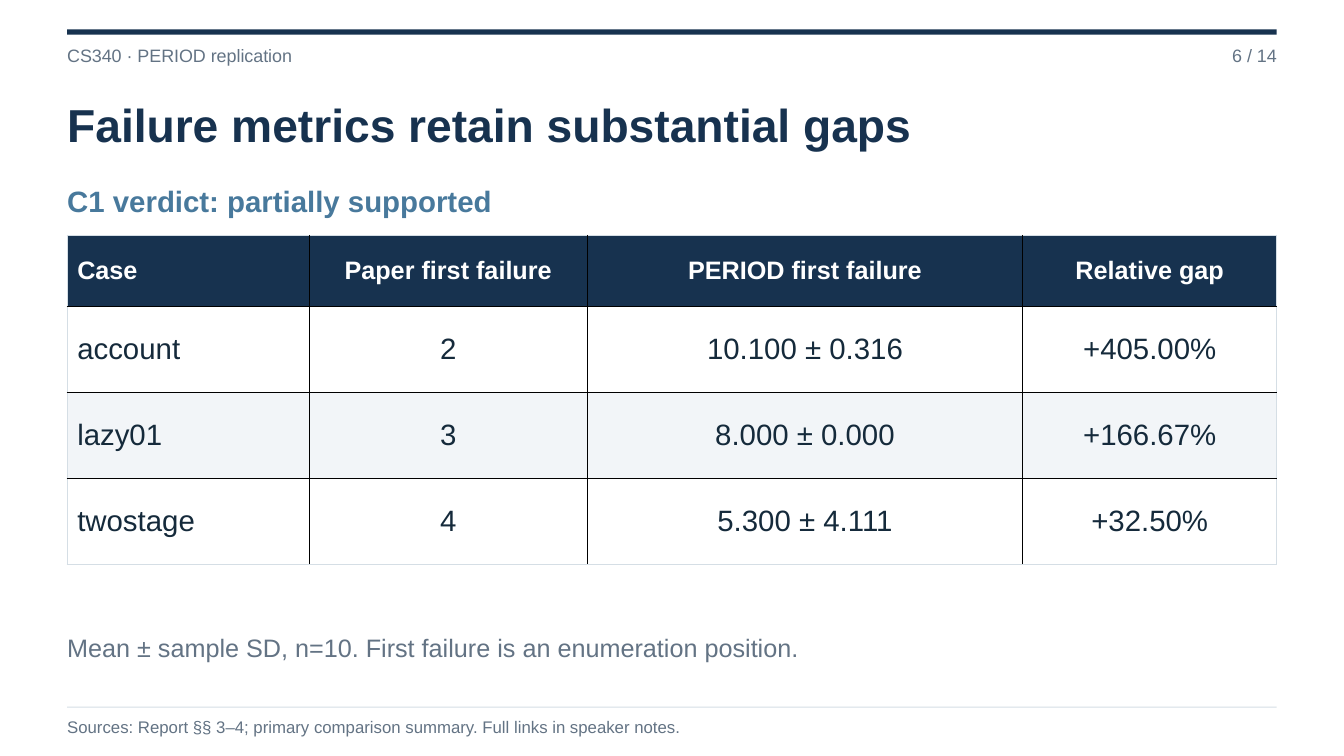
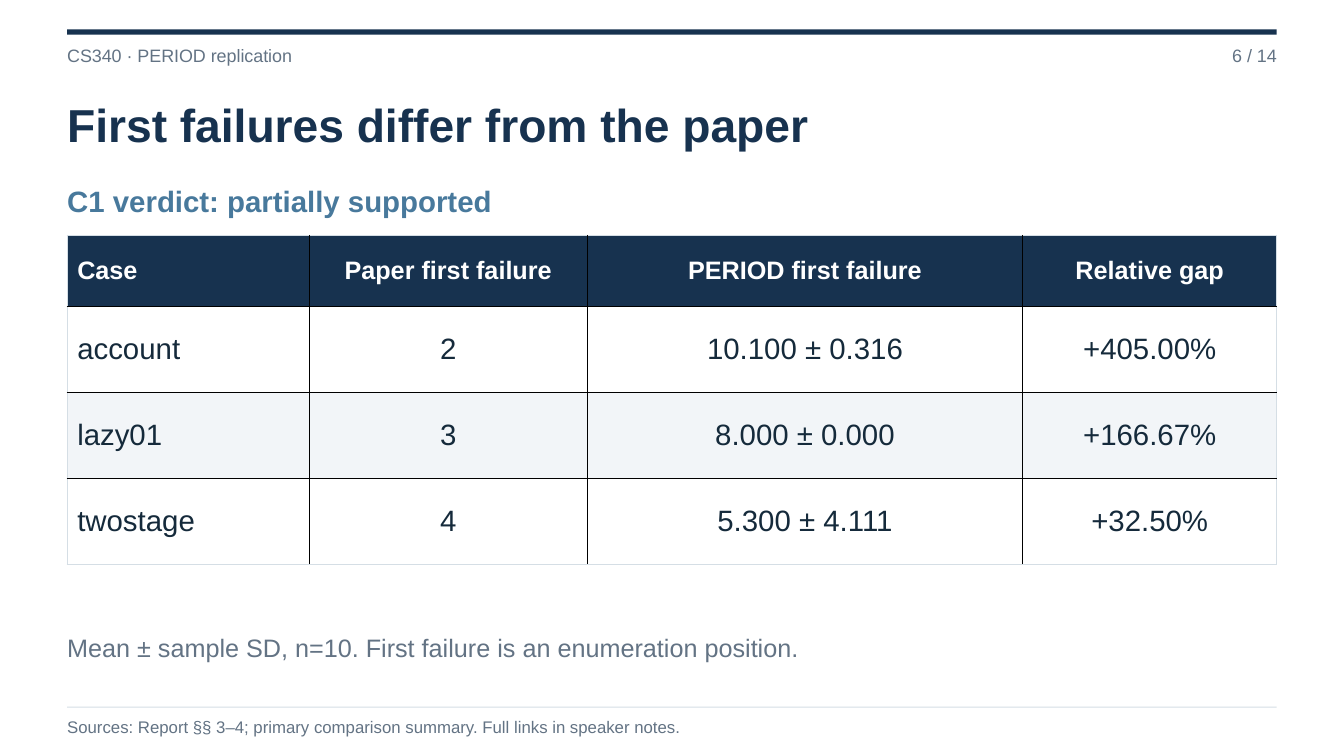
Before and after one commit to Sasuke-666/CS340-Research-Paper-Replication, a slide deck: slide 6 of submission/CS340_PERIOD_Final_Presentation_20261124.pptx. Drawn at 1344x756 pixels with LibreOffice and Linux fonts; fonts in the diff are those of the drawing. Boxes give left, top, right and bottom in pixels: in the first picture for what was removed or moved away, otherwise in the second. Text is boxed around its words. In the diff, an @@ line names an element or a change of style, - is before the commit and + after.

```diff
--- a/submission/CS340_PERIOD_Final_Presentation_20261124.pptx
+++ b/submission/CS340_PERIOD_Final_Presentation_20261124.pptx
@@ text at [67, 108, 808, 152]: text changed @@
-Failure metrics retain substantial gaps
+First failures differ from the paper
```
Also in this commit, not shown: 7 other slides changed, 7 other files.
